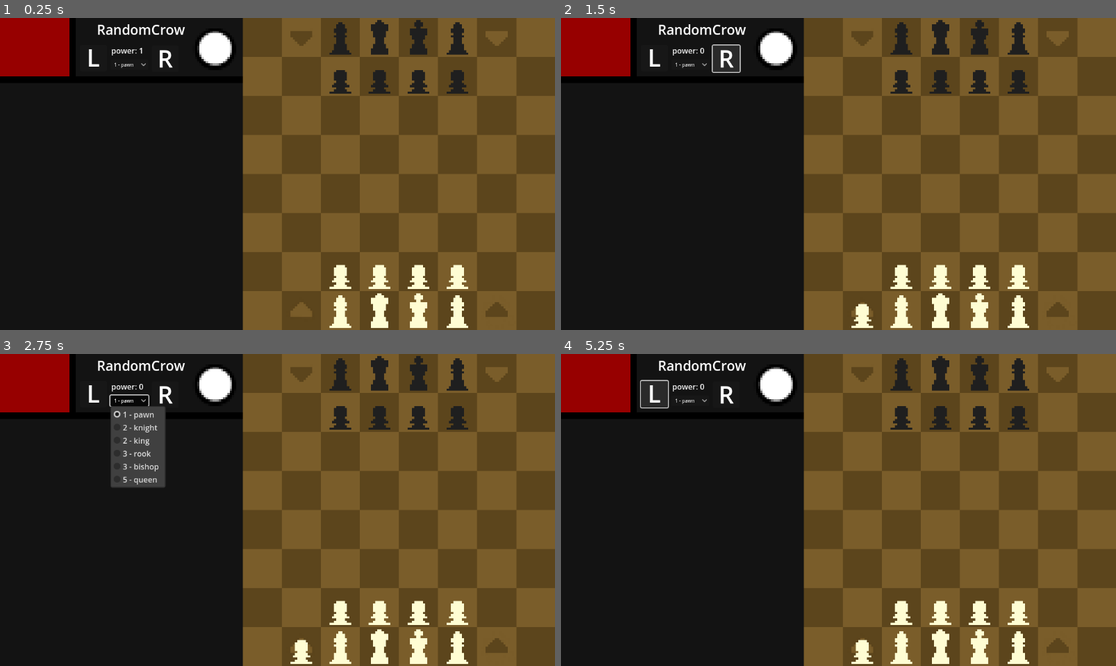
Above: before the commit, frames 1-4 (two rows, left to right).
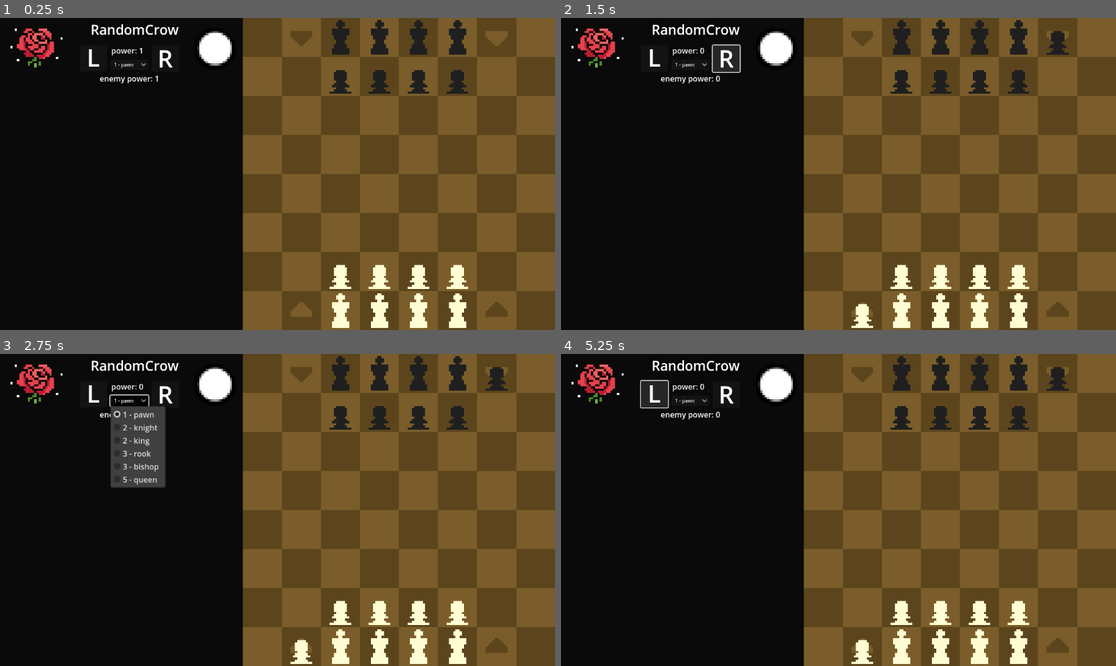
Above: after the commit, the same moments.

Repository: eshaw463/gschess
Game: Godot game, scene res://Scenes/main.tscn
The game is run twice, just before and just after one commit, with the same random seed, the same clock (stepped at 60 frames per second) and the same inputs.
Inputs (mouse positions are in pixels of both pictures, inside the frame that each line leads up to):
- Up to frame 1 (0.25 s): no input
- Up to frame 2 (1.5 s): click (655, 58) at 0.5 s; click (727, 58) at 1.25 s
- Up to frame 3 (2.75 s): click "1 - pawn" at 2 s
- Up to frame 4 (5.25 s): click (655, 394) at 2.75 s; click "1 - pawn" at 3.5 s; click (727, 394) at 4.25 s; click (655, 394) at 5 s

The runs differ from the first frame. In frame 1, 3.2% of the frame differs, in the area x 0-85%, y 0-100%; in frame 2, 3.4%, in the area x 0-92%, y 0-100%; in frame 3, 3.3%; in frame 4, 3.4%.

Commit message:
Asset Update

Diff:
--- a/Scenes/chess.gd
+++ b/Scenes/chess.gd
@@ -85,14 +85,14 @@
 var amount_of_same : Array = []
 
 func _ready():
-	board.append([0, 0, 3, 5, 6, 3, 0, 0])
+	board.append([0, 0, 6, 6, 6, 6, 0, 0])
 	board.append([0, 0, 1, 1, 1, 1, 0, 0])
 	board.append([0, 0, 0, 0, 0, 0, 0, 0])
 	board.append([0, 0, 0, 0, 0, 0, 0, 0])
 	board.append([0, 0, 0, 0, 0, 0, 0, 0])
 	board.append([0, 0, 0, 0, 0, 0, 0, 0])
 	board.append([0, 0, -1, -1, -1, -1, 0, 0])
-	board.append([0, 0, -3, -5, -6, -3, 0, 0])
+	board.append([0, 0, -6, -6, -6, -6, 0, 0])
 
 	display_board()
 
@@ -152,6 +152,9 @@
 		w_manpower += 1
 		var text = $"../CanvasLayer/UI/DeployNumber"
 		text.text = "power: " + str(w_manpower)
+		var enemyNum = $"../CanvasLayer/UI/enemyNum"
+		enemyNum.text = "enemy power: " + str(b_manpower+1)
+
 		var nameLabel = $"../CanvasLayer/UI/PlayerName"
 		nameLabel.text = w_name
 
@@ -160,6 +163,9 @@
 		b_manpower += 1
 		var text = $"../CanvasLayer/UI/DeployNumber"
 		text.text = "power: " + str(b_manpower)
+		var enemyNum = $"../CanvasLayer/UI/enemyNum"
+		enemyNum.text = "enemy power: " + str(w_manpower+1)
+
 		var nameLabel = $"../CanvasLayer/UI/PlayerName"
 		nameLabel.text = b_name
 
@@ -479,51 +485,63 @@
 		if (opt.get_selected_id() == 0 && w_manpower > 0):
 			board[0][1] = 1 #pawn
 			w_manpower -= 2
+			white = false
 			display_board() # has to be after every option to avoid manpower gain on invalid button press
 		elif (opt.get_selected_id() == 1 && w_manpower > 1):
 			board[0][1] = 2 # knight
 			w_manpower -= 3
+			white = false
 			display_board()
 		elif (opt.get_selected_id() == 2 && w_manpower > 1):
 			board[0][1] = 6 # king
 			w_manpower -= 3
+			white = false
 			display_board()
 		elif (opt.get_selected_id() == 3 && w_manpower > 2):
 			board[0][1] = 4 # rook
 			w_manpower -= 4
+			white = false
 			display_board()
 		elif (opt.get_selected_id() == 4 && w_manpower > 2):
 			board[0][1] = 3 # bishop
 			w_manpower -= 4
+			white = false
 			display_board()
 		elif (opt.get_selected_id() == 5 && w_manpower > 4):
 			board[0][1] = 5 # queen
 			w_manpower -= 6
+			white = false
 			display_board()
 	elif !white && board[7][1] == 0:
 		if (opt.get_selected_id() == 0 && b_manpower > 0):
 			board[7][1] = -1 #pawn
 			b_manpower -= 2
+			white = true
 			display_board() # has to be after every option to avoid manpower gain on invalid button press
 		elif (opt.get_selected_id() == 1 && b_manpower > 1):
 			board[7][1] = -2 # knight
 			b_manpower -= 3
+			white = true
 			display_board()
 		elif (opt.get_selected_id() == 2 && b_manpower > 1):
 			board[7][1] = -6 # king
 			b_manpower -= 3
+			white = true
 			display_board()
 		elif (opt.get_selected_id() == 3 && b_manpower > 2):
 			board[7][1] = -4 # rook
 			b_manpower -= 4
+			white = true
 			display_board()
 		elif (opt.get_selected_id() == 4 && b_manpower > 2):
 			board[7][1] = -3 # bishop
 			b_manpower -= 4
+			white = true
 			display_board()
 		elif (opt.get_selected_id() == 5 && b_manpower > 4):
 			board[7][1] = -5 # queen
 			b_manpower -= 6
+			white = true
 			display_board()
 
 
@@ -534,49 +552,61 @@
 		if (opt.get_selected_id() == 0 && w_manpower > 0):
 			board[0][6] = 1 #pawn
 			w_manpower -= 2
+			white = false
 			display_board() # has to be after every option to avoid manpower gain on invalid button press
 		elif (opt.get_selected_id() == 1 && w_manpower > 1):
 			board[0][6] = 2 # knight
 			w_manpower -= 3
+			white = false
 			display_board()
 		elif (opt.get_selected_id() == 2 && w_manpower > 1):
 			board[0][6] = 6 # king
 			w_manpower -= 3
+			white = false
 			display_board()
 		elif (opt.get_selected_id() == 3 && w_manpower > 2):
 			board[0][6] = 4 # rook
 			w_manpower -= 4
+			white = false
 			display_board()
 		elif (opt.get_selected_id() == 4 && w_manpower > 2):
 			board[0][6] = 3 # bishop
 			w_manpower -= 4
+			white = false
 			display_board()
 		elif (opt.get_selected_id() == 5 && w_manpower > 4):
 			board[0][6] = 5 # queen
 			w_manpower -= 6
+			white = false
 			display_board()
 	elif !white && board[7][6] == 0:
 		if (opt.get_selected_id() == 0):
 			board[7][6] = -1 #pawn
 			b_manpower -= 2
+			white = true
 			display_board() # has to be after every option to avoid manpower gain on invalid button press
 		elif (opt.get_selected_id() == 1 && b_manpower > 1):
 			board[7][6] = -2 # knight
 			b_manpower -= 3
+			white = true
 			display_board()
 		elif (opt.get_selected_id() == 2 && b_manpower > 1):
 			board[7][6] = -6 # king
 			b_manpower -= 3
+			white = true
 			display_board()
 		elif (opt.get_selected_id() == 3 && b_manpower > 2):
 			board[7][6] = -4 # rook
 			b_manpower -= 4
+			white = true
 			display_board()
 		elif (opt.get_selected_id() == 4 && b_manpower > 2):
 			board[7][6] = -3 # bishop
 			b_manpower -= 4
+			white = true
 			display_board()
 		elif (opt.get_selected_id() == 5 && b_manpower > 4):
 			board[7][6] = -5 # queen
 			b_manpower -= 6
-			display_board()
+			white = true
+			display_board()
--- a/Scenes/main.tscn
+++ b/Scenes/main.tscn
@@ -245,12 +245,13 @@
 
 [node name="PlayerName" type="Label" parent="CanvasLayer/UI"]
 layout_mode = 0
-offset_left = 201.0
+offset_left = 188.0
 offset_top = 5.0
-offset_right = 367.0
+offset_right = 354.0
 offset_bottom = 44.0
 theme_override_font_sizes/font_size = 28
 text = "PlayerName"
+horizontal_alignment = 1
 
 [node name="DeployNumber" type="Label" parent="CanvasLayer/UI"]
 layout_mode = 0
@@ -300,6 +301,14 @@
 horizontal_alignment = 1
 vertical_alignment = 1
 
+[node name="enemyNum" type="Label" parent="CanvasLayer/UI"]
+layout_mode = 0
+offset_left = 207.0
+offset_top = 114.0
+offset_right = 331.0
+offset_bottom = 137.0
+text = "enemy power: 0"
+
 [node name="Board" parent="." instance=ExtResource("1_63gbl")]
 
 [node name="UI" type="Sprite2D" parent="."]
Binary file changed: Assets/ui.png
Not shown, added: Assets/ui.mdp
